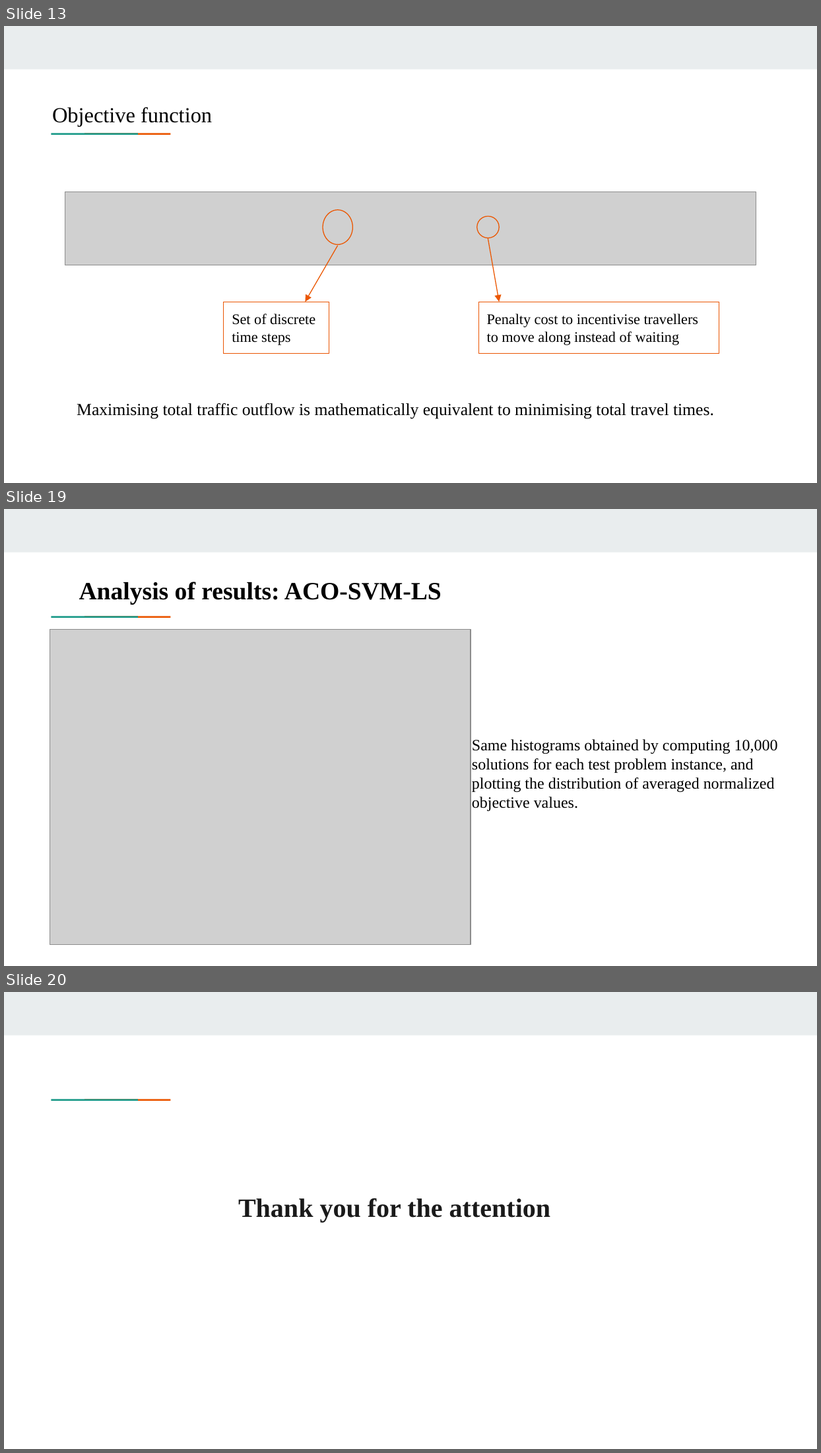
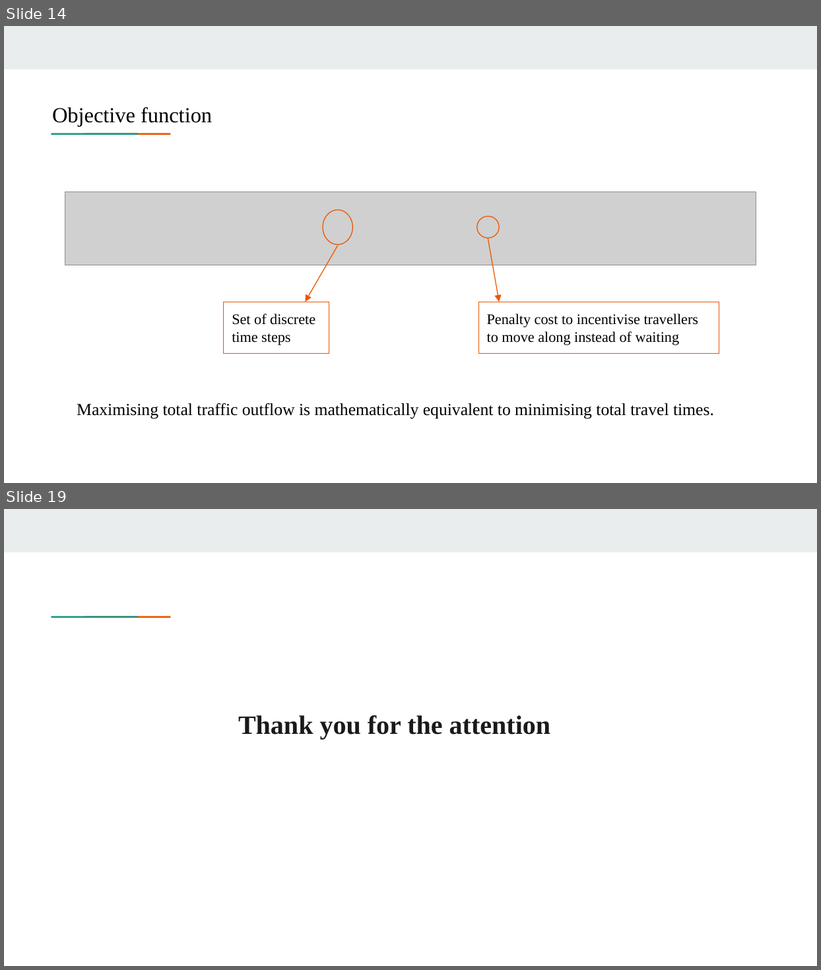
Before and after one commit to saraserafino/WirelessChargingLanes-Optimisation, a slide deck: presentation.pptx. Shown one above the other, each under a label of ours: slides 13, 19 and 20 before the commit, slides 14 and 19 after it; the slides between them are not shown. The pictures are 821x1453 and 821x970 pixels, drawn with LibreOffice and Linux fonts; fonts in the diff are those of the drawing; grey boxes stand for pictures. Boxes give left, top, right and bottom in pixels: in the first picture for what was removed or moved away, otherwise in the second. Text is boxed around its words. In the diff, an @@ line names an element or a change of style, - is before the commit and + after.

```diff
--- a/presentation.pptx
+++ b/presentation.pptx
@@ slide 19 removed at box(4, 509, 817, 966), background #FFFFFF; not listed: 3 template elements that a slide beside it also shows @@
@@ text removed at box(79, 582, 442, 605) @@
-Analysis of results: ACO-SVM-LS
@@ picture removed at box(50, 629, 471, 945) @@
@@ text removed at box(472, 739, 778, 811) @@
-Same histograms obtained by computing 10,000 solutions for each test problem instance, and plotting the distribution of averaged normalized objective values.
@@ what was slide 13 is now slide 14 @@
@@ what was slide 20 is now slide 19 @@
```
Also in this commit, not shown: 4 slides changed, 3 slides added, 3 other slides removed.
